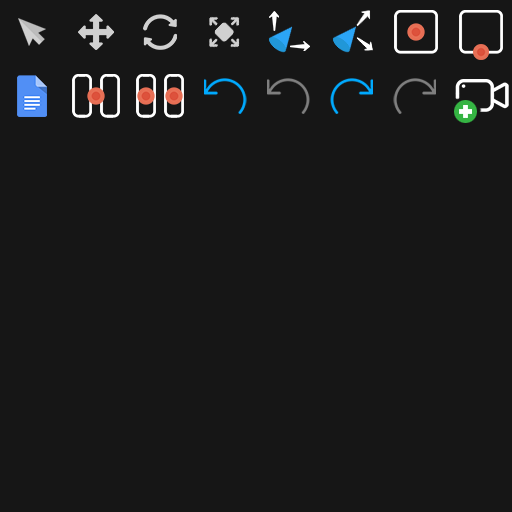
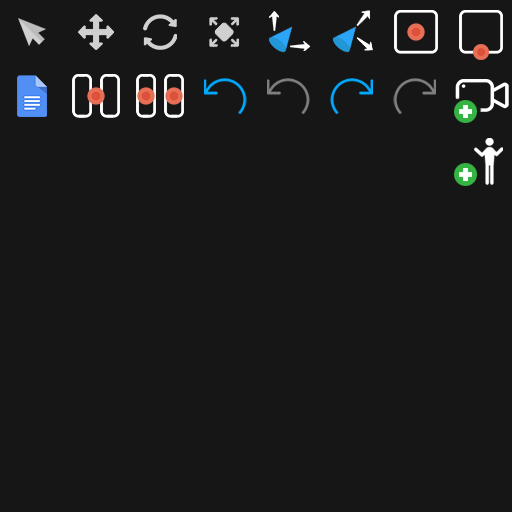
Layered file, before and after one edit (512x512). Changes by layer:
added group "Add Character" with 2 layers above "docs" over [454, 138, 503, 186]
added layer "Add copy" (1st of 2, in "Add Character") in group "Add Character" over [454, 163, 477, 186]
added layer "human" in group "Add Character" over [474, 138, 503, 185]
